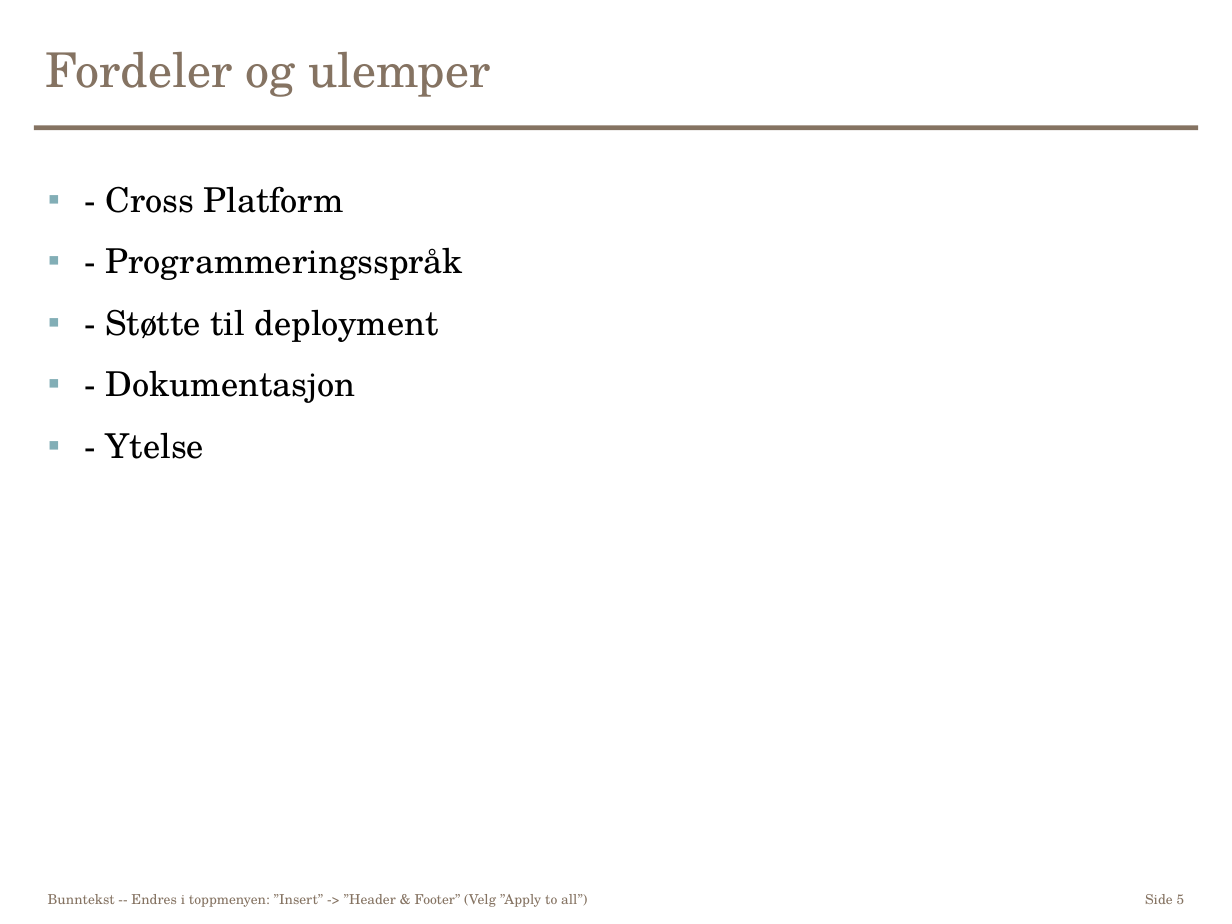
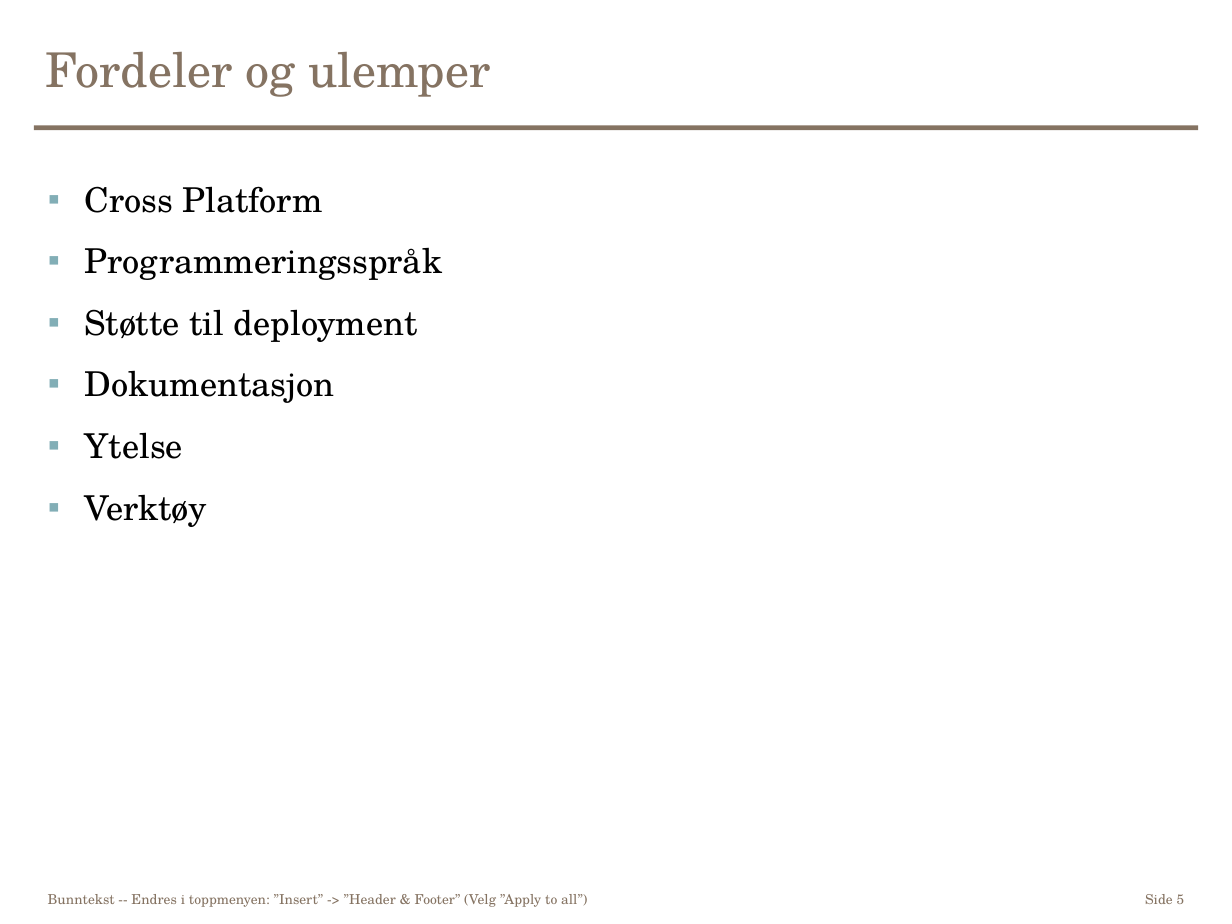
Before and after one commit to andersmartinsen/ansattliste, a slide deck: slide 5 of presentasjon/Phonegap.ppt. Drawn at 1232x924 pixels with LibreOffice and Linux fonts; fonts in the diff are those of the drawing. Boxes give left, top, right and bottom in pixels: in the first picture for what was removed or moved away, otherwise in the second. Text is boxed around its words. In the diff, an @@ line names an element or a change of style, - is before the commit and + after.

```diff
--- a/presentasjon/Phonegap.ppt
+++ b/presentasjon/Phonegap.ppt
@@ text at box(85, 186, 443, 527): text changed @@
-▪ - Cross Platform
-▪ - Programmeringsspråk
-▪ - Støtte til deployment
-▪ - Dokumentasjon
-▪ - Ytelse
+▪ Cross Platform
+▪ Programmeringsspråk
+▪ Støtte til deployment
+▪ Dokumentasjon
+▪ Ytelse
+▪ Verktøy
```
Also in this commit, not shown: 2 slides added.
